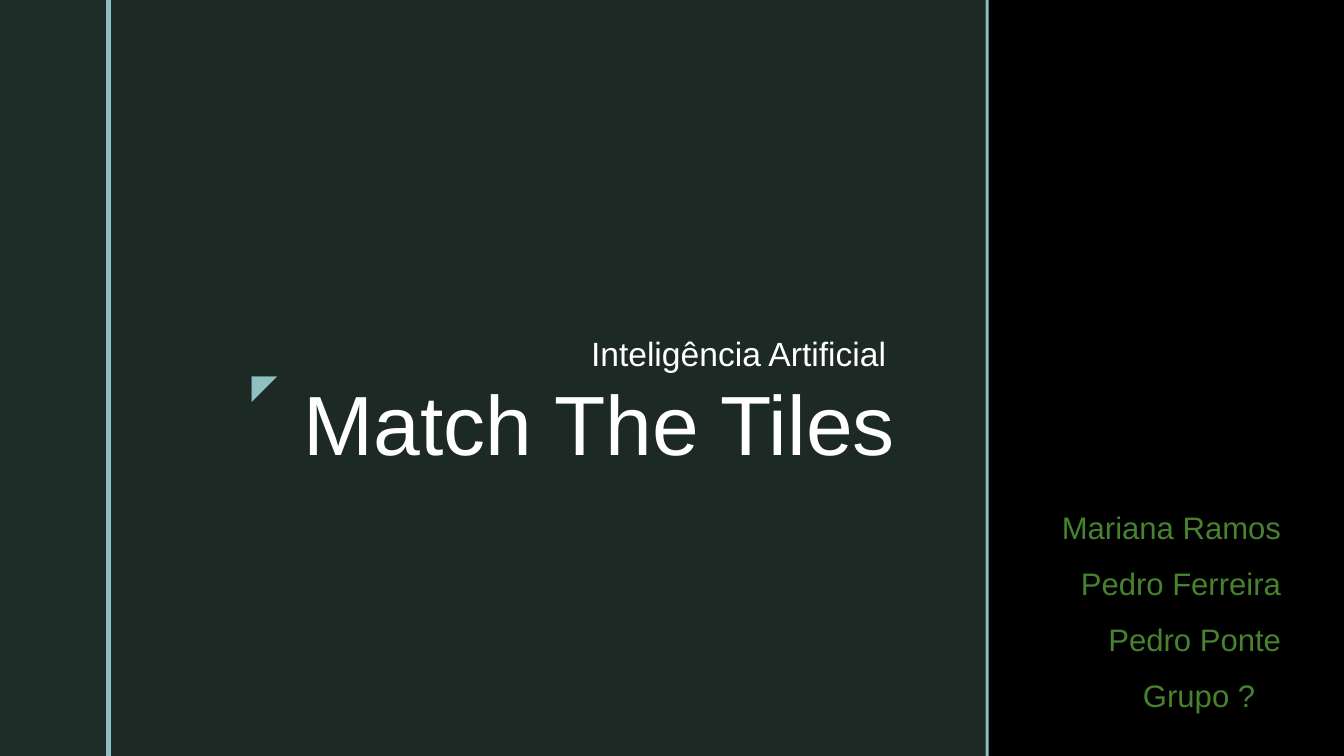
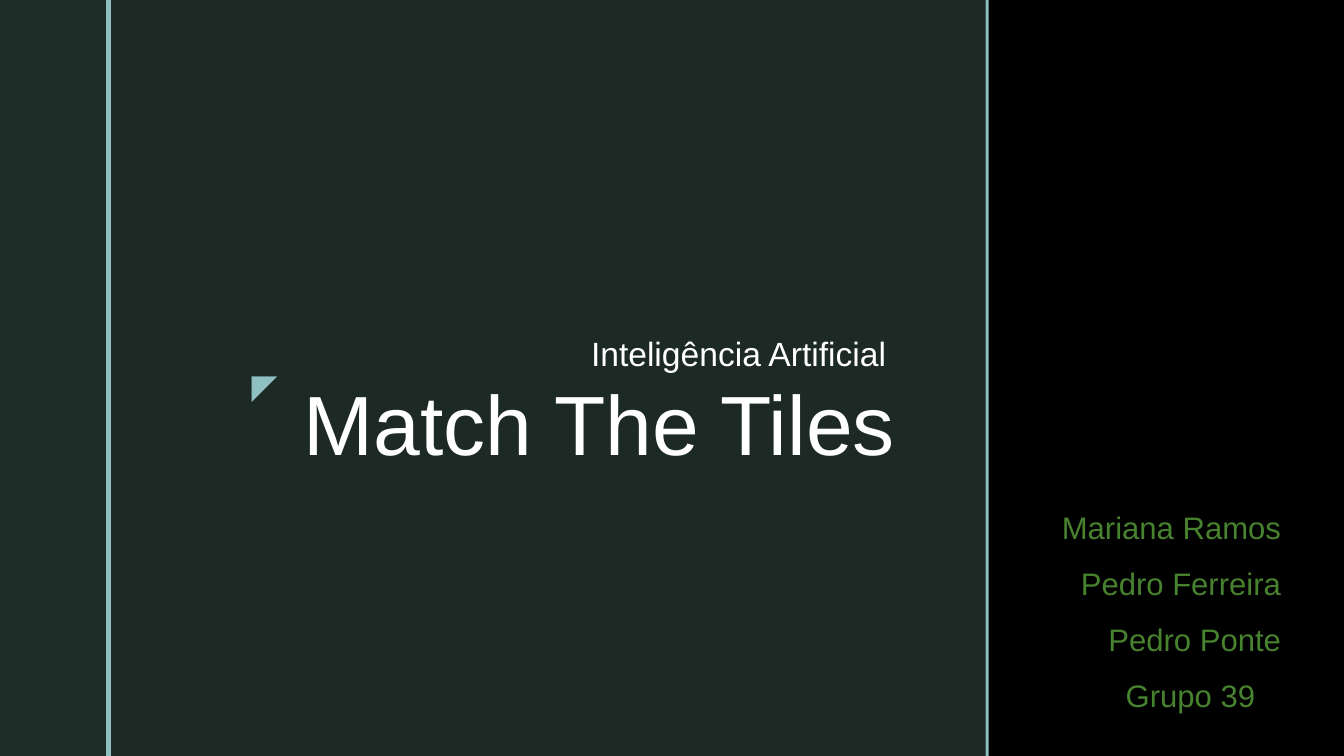
Before and after one commit to pedrovponte/IART-g39, a slide deck: slide 1 of docs/presentation.pptx. Drawn at 1344x756 pixels with LibreOffice and Linux fonts; fonts in the diff are those of the drawing; background and template pictures are left out. Boxes give left, top, right and bottom in pixels: in the first picture for what was removed or moved away, otherwise in the second. Text is boxed around its words. In the diff, an @@ line names an element or a change of style, - is before the commit and + after.

```diff
--- a/docs/presentation.pptx
+++ b/docs/presentation.pptx
@@ text at bbox=[1126, 685, 1256, 713]: text changed @@
-Grupo ?
+Grupo 39
```
Also in this commit, not shown: 2 other slides changed, 1 slide added, 1 slide removed, 3 other files.
